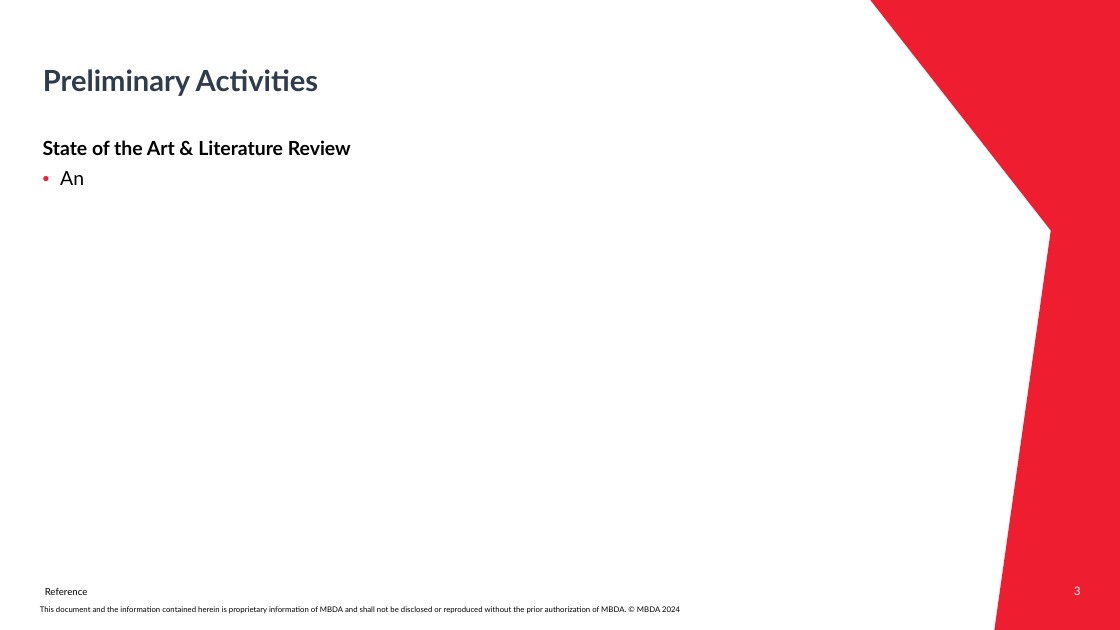
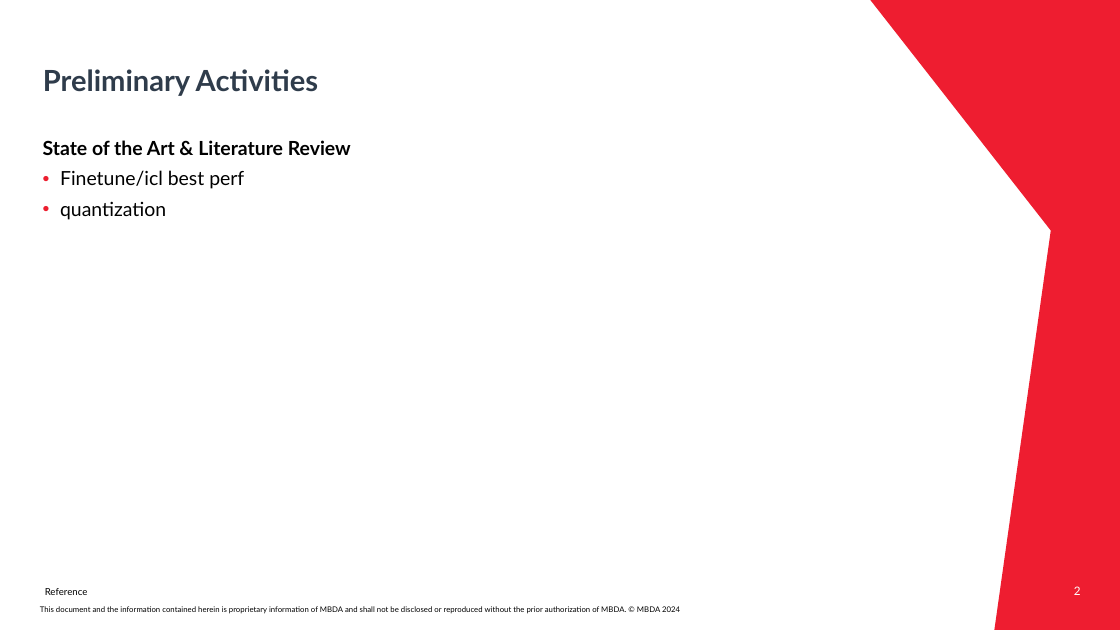
Before and after one commit to Mqtth3w/master-thesis-mbda-unipr, a slide deck: slide 2 of prompts_engineering/ICL_MBDA_Thesis_Gianvenuti.pptx (slide 3 before the commit). Drawn at 1120x630 pixels with LibreOffice and Linux fonts; fonts in the diff are those of the drawing; background and template pictures are left out. Boxes give left, top, right and bottom in pixels: in the first picture for what was removed or moved away, otherwise in the second. Text is boxed around its words. In the diff, an @@ line names an element or a change of style, - is before the commit and + after.

```diff
--- a/prompts_engineering/ICL_MBDA_Thesis_Gianvenuti.pptx
+++ b/prompts_engineering/ICL_MBDA_Thesis_Gianvenuti.pptx
@@ text at box(60, 170, 244, 220): text changed @@
-• An
+• Finetune/icl best perf
+• quantization
@@ page number at box(1074, 586, 1081, 595): text changed @@
-3
+2
```
Also in this commit, not shown: 8 other slides changed, 5 slides added, 2 slides removed.
